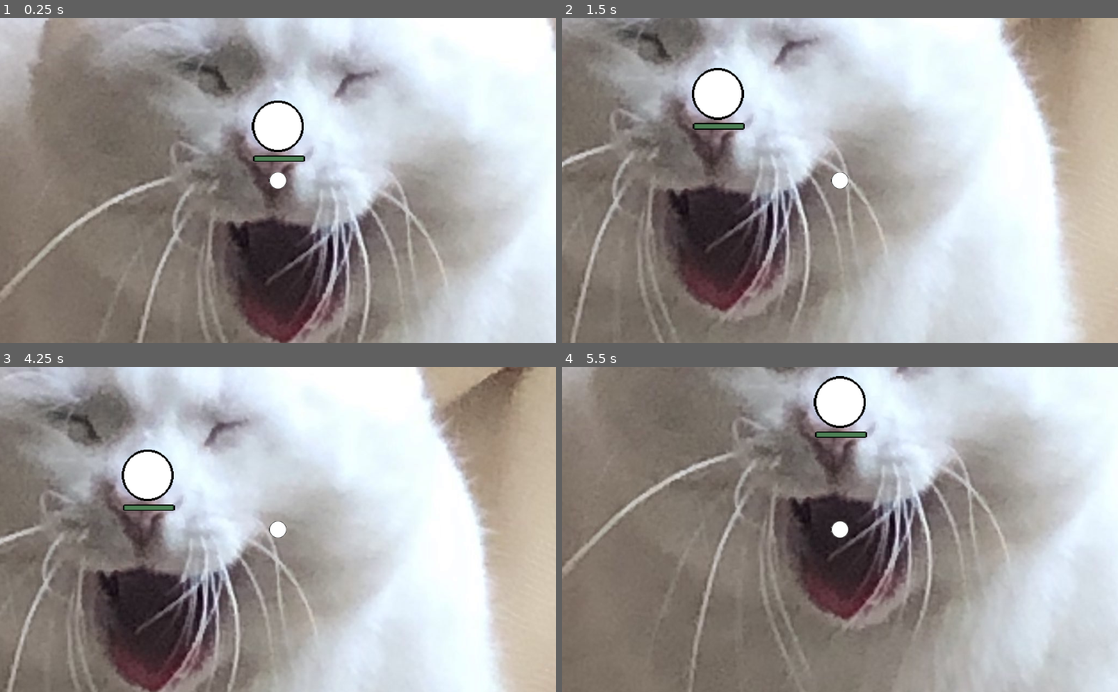
Above: before the commit, frames 1-4 (two rows, left to right).
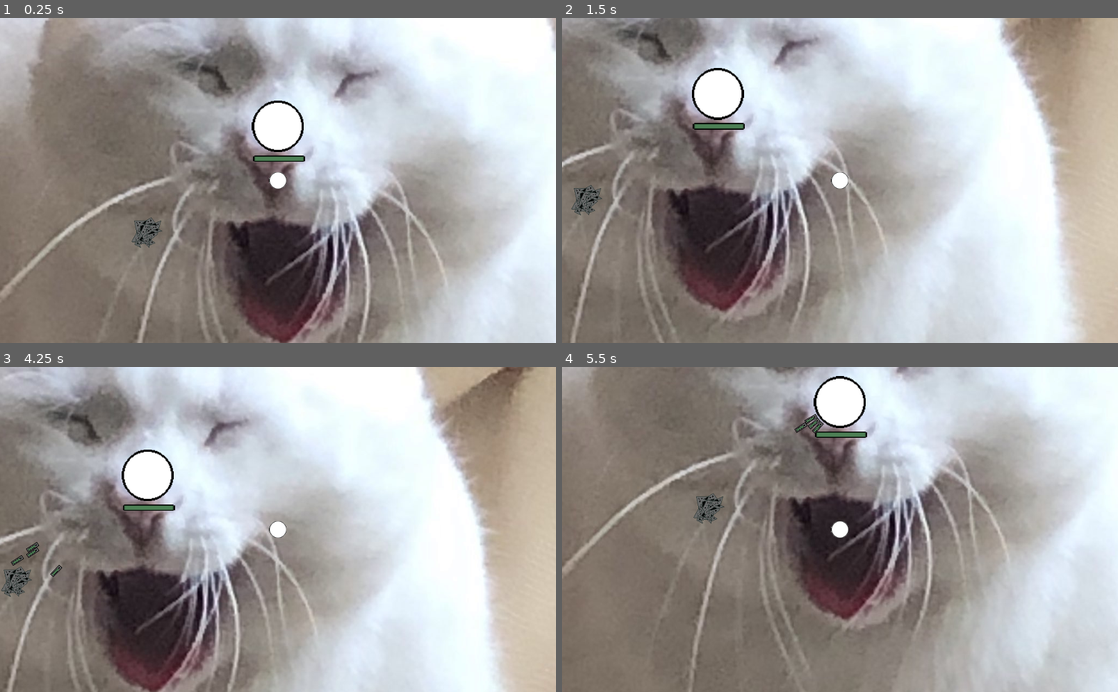
Above: after the commit, the same moments.

Repository: Gics444/tm-labs
Game: Godot game, scene res://Main_Scene_(World)/World.tscn
Same seed, same stepped clock (60 frames per second), same inputs: the game is played once before the commit and once after it.
Inputs:
- Up to frame 1 (0.25 s): no input
- Up to frame 2 (1.5 s): tap Enter at 0.5 s; hold D (right) 0.53-1.28 s; hold S (down) from 1.28 s (still down)
- Up to frame 3 (4.25 s): release S (down) at 2.03 s; hold D (right) 2.03-2.78 s; hold W (up) 2.78-3.53 s; hold A (left) from 3.53 s (still down)
- Up to frame 4 (5.5 s): release A (left) at 5.03 s; hold S (down) from 5.03 s (still down)

The runs differ from the first frame. In frame 1, 0.2% of the frame differs, in the area x 23-30%, y 61-71%; in frame 2, 0.2%; in frame 3, 0.3%; in frame 4, 0.4%, in the area x 23-48%, y 14-49%.

Commit message:
- Added pest; - Added working pest nest;

Diff:
--- a/Lab3/Godot stuff/Main_Scene_(World)/World.tscn
+++ b/Lab3/Godot stuff/Main_Scene_(World)/World.tscn
@@ -1,8 +1,9 @@
-[gd_scene load_steps=4 format=2]
+[gd_scene load_steps=5 format=2]
 
 [ext_resource path="res://Objects/Entities/Circle_(Player)/Circle_(Player).tscn" type="PackedScene" id=1]
 [ext_resource path="res://Objects/Structures/The_Core/The_Core.tscn" type="PackedScene" id=2]
 [ext_resource path="res://Main_Scene_(World)/Plombit_yawn_3.jpg" type="Texture" id=3]
+[ext_resource path="res://Objects/Structures/Pest_Deepnest/Pest_Deepnest.tscn" type="PackedScene" id=4]
 
 [node name="The World" type="Node2D"]
 
@@ -17,3 +18,6 @@
 [node name="Circle_(Player)" parent="." instance=ExtResource( 1 )]
 
 [node name="The_Core" parent="." instance=ExtResource( 2 )]
+
+[node name="Pest_Deepnest" parent="." instance=ExtResource( 4 )]
+position = Vector2( 269, 397 )
--- a/Lab3/Godot stuff/Objects/Base_Object/Base_Entity.tscn
+++ b/Lab3/Godot stuff/Objects/Base_Object/Base_Entity.tscn
@@ -10,8 +10,9 @@
 [node name="Sprite" type="Sprite" parent="."]
 
 [node name="TextureProgress" type="TextureProgress" parent="."]
-margin_right = 40.0
-margin_bottom = 40.0
-value = 100.0
+margin_right = 32.0
+margin_bottom = 6.0
+max_value = 10000.0
+value = 10000.0
 texture_under = ExtResource( 2 )
 texture_progress = ExtResource( 1 )
--- /dev/null
+++ b/Lab3/Godot stuff/Objects/Entities/Pest/Pest.gd
@@ -0,0 +1,34 @@
+extends KinematicBody2D
+
+
+# Declare member variables here. Examples:
+# var a = 2
+# var b = "text"
+var motion = Vector2()
+
+func find_closest_or_furthest(node: Object, group_name: String, get_closest:= true) -> Object:
+	var target_group = get_tree().get_nodes_in_group(group_name)
+	var distance_away = node.global_transform.origin.distance_to(target_group[0].global_transform.origin)
+	var return_node = target_group[0]
+	for index in target_group.size():
+		var distance = node.global_transform.origin.distance_to(target_group[index].global_transform.origin)
+		if get_closest == true && distance < distance_away:
+			distance_away = distance
+			return_node = target_group[index]
+		elif get_closest == false && distance > distance_away:
+			distance_away = distance
+			return_node = target_group[index]
+	return return_node
+# Called when the node enters the scene tree for the first time.
+func _ready():
+	pass # Replace with function body.
+
+func _physics_process(delta):
+	var attack_obj = find_closest_or_furthest(self, "Ally")
+	var parent_poz = get_parent().position
+	position += (attack_obj.position - (position + parent_poz))/50
+	look_at(attack_obj.position)
+	move_and_collide(motion)
+# Called every frame. 'delta' is the elapsed time since the previous frame.
+#func _process(delta):
+#	pass
--- /dev/null
+++ b/Lab3/Godot stuff/Objects/Entities/Pest/Pest.tscn
@@ -0,0 +1,30 @@
+[gd_scene load_steps=6 format=2]
+
+[ext_resource path="res://Objects/Base_Object/Healthbar_full.png" type="Texture" id=1]
+[ext_resource path="res://Objects/Base_Object/Healthbar_empty.png" type="Texture" id=2]
+[ext_resource path="res://Objects/Entities/Pest/Pest.png" type="Texture" id=3]
+[ext_resource path="res://Objects/Entities/Pest/Pest.gd" type="Script" id=4]
+
+[sub_resource type="RectangleShape2D" id=1]
+extents = Vector2( 4, 12 )
+
+[node name="Pest" type="KinematicBody2D" groups=["Enemy"]]
+script = ExtResource( 4 )
+
+[node name="CollisionShape2D" type="CollisionShape2D" parent="."]
+rotation = 1.5708
+shape = SubResource( 1 )
+
+[node name="Sprite" type="Sprite" parent="."]
+rotation = 1.5708
+texture = ExtResource( 3 )
+
+[node name="TextureProgress" type="TextureProgress" parent="."]
+margin_left = -10.0
+margin_top = -2.0
+margin_right = 22.0
+margin_bottom = 4.0
+rect_scale = Vector2( 0.5, 0.7 )
+value = 100.0
+texture_under = ExtResource( 2 )
+texture_progress = ExtResource( 1 )
--- /dev/null
+++ b/Lab3/Godot stuff/Objects/Structures/Pest_Deepnest/Pest_Deepnest.gd
@@ -0,0 +1,30 @@
+extends KinematicBody2D
+
+
+# Declare member variables here. Examples:
+# var a = 2
+# var b = "text"
+var rng = RandomNumberGenerator.new()
+var spawn_chance = 5
+var pest_count = 1
+
+func spawn_pest(count):
+	var scene_pest = load("res://Objects/Entities/Pest/Pest.tscn")
+	while (count!=0):
+		var pest_obj = scene_pest.instance()
+		var pos_change_x = int(rng.randf_range(-50, 50))
+		var pos_change_y = int(rng.randf_range(-50, 50))
+		pest_obj.position.x = pest_obj.position.x + pos_change_x
+		pest_obj.position.y = pest_obj.position.y + pos_change_y
+		add_child(pest_obj)
+		count -= 1
+# Called when the node enters the scene tree for the first time.
+func _ready():
+	spawn_chance = int(rng.randf_range(5, 25))
+
+func _on_Timer_timeout():
+	if spawn_chance >= int(rng.randf_range(0, 100)):
+		spawn_pest(pest_count)
+		pest_count = 1
+	else:
+		pest_count += 1
--- a/Lab3/Godot stuff/Objects/Structures/Pest_Deepnest/Pest_Deepnest.tscn
+++ b/Lab3/Godot stuff/Objects/Structures/Pest_Deepnest/Pest_Deepnest.tscn
@@ -1,10 +1,14 @@
-[gd_scene load_steps=3 format=2]
+[gd_scene load_steps=5 format=2]
 
+[ext_resource path="res://Objects/Structures/Pest_Deepnest/Pest_Deepnest.gd" type="Script" id=1]
 [ext_resource path="res://Objects/Structures/Pest_Deepnest/Sprite.gd" type="Script" id=3]
 
 [sub_resource type="RectangleShape2D" id=1]
 
+[sub_resource type="CircleShape2D" id=2]
+
 [node name="Pest_Deepnest" type="KinematicBody2D"]
+script = ExtResource( 1 )
 
 [node name="CollisionShape2D" type="CollisionShape2D" parent="."]
 scale = Vector2( 2, 2 )
@@ -12,3 +16,14 @@
 
 [node name="Sprite" type="Sprite" parent="."]
 script = ExtResource( 3 )
+
+[node name="Timer" type="Timer" parent="."]
+autostart = true
+
+[node name="NoBuildingRadius" type="Area2D" parent="."]
+
+[node name="CollisionShape2D" type="CollisionShape2D" parent="NoBuildingRadius"]
+scale = Vector2( 8, 8 )
+shape = SubResource( 2 )
+
+[connection signal="timeout" from="Timer" to="." method="_on_Timer_timeout"]
--- /dev/null
+++ b/Lab3/Godot stuff/Objects/Structures/The_Core/The_Core.gd
@@ -0,0 +1,23 @@
+extends KinematicBody2D
+
+
+# Declare member variables here. Examples:
+# var a = 2
+# var b = "text"
+
+
+# Called when the node enters the scene tree for the first time.
+func _ready():
+	pass # Replace with function body.
+
+func _physics_process(delta):
+	var core_hitbox = get_node("Core_hitbox")
+	for bodies in core_hitbox.get_overlapping_bodies():
+		if bodies.is_in_group("Enemy"):
+			take_dmg_from_pest(delta)
+
+func take_dmg_from_pest(delta):
+	$TextureProgress.value = $TextureProgress.value - 1
+# Called every frame. 'delta' is the elapsed time since the previous frame.
+#func _process(delta):
+#	pass
--- a/Lab3/Godot stuff/Objects/Structures/The_Core/The_Core.tscn
+++ b/Lab3/Godot stuff/Objects/Structures/The_Core/The_Core.tscn
@@ -1,13 +1,23 @@
-[gd_scene load_steps=5 format=2]
+[gd_scene load_steps=7 format=2]
 
 [ext_resource path="res://Objects/Base_Object/Healthbar_empty.png" type="Texture" id=1]
 [ext_resource path="res://Objects/Base_Object/Healthbar_full.png" type="Texture" id=2]
 [ext_resource path="res://Objects/Structures/The_Core/The_Core.png" type="Texture" id=3]
+[ext_resource path="res://Objects/Structures/The_Core/The_Core.gd" type="Script" id=4]
+
+[sub_resource type="CircleShape2D" id=3]
 
 [sub_resource type="CircleShape2D" id=2]
 
-[node name="The_Core" type="KinematicBody2D"]
+[node name="The_Core" type="KinematicBody2D" groups=["Ally"]]
 position = Vector2( 512, 200 )
+script = ExtResource( 4 )
+
+[node name="Core_hitbox" type="Area2D" parent="."]
+
+[node name="CollisionShape2D" type="CollisionShape2D" parent="Core_hitbox"]
+scale = Vector2( 5.5, 5.5 )
+shape = SubResource( 3 )
 
 [node name="CollisionShape2D" type="CollisionShape2D" parent="."]
 scale = Vector2( 5, 5 )
@@ -23,6 +33,7 @@
 margin_right = -14.0
 margin_bottom = 60.0
 rect_scale = Vector2( 3, 2 )
-value = 100.0
+max_value = 10000.0
+value = 10000.0
 texture_under = ExtResource( 1 )
 texture_progress = ExtResource( 2 )
Binary file added: Lab3/Godot stuff/Objects/Entities/Pest/Pest.png
Not shown, added: Lab3/Godot stuff/Objects/Entities/Pest/Pest.png.import
